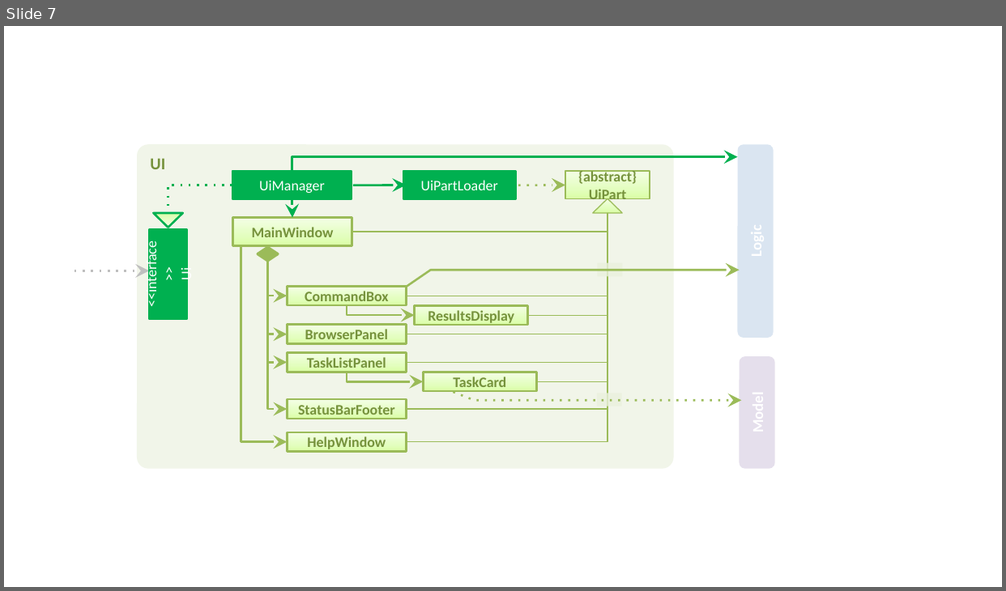
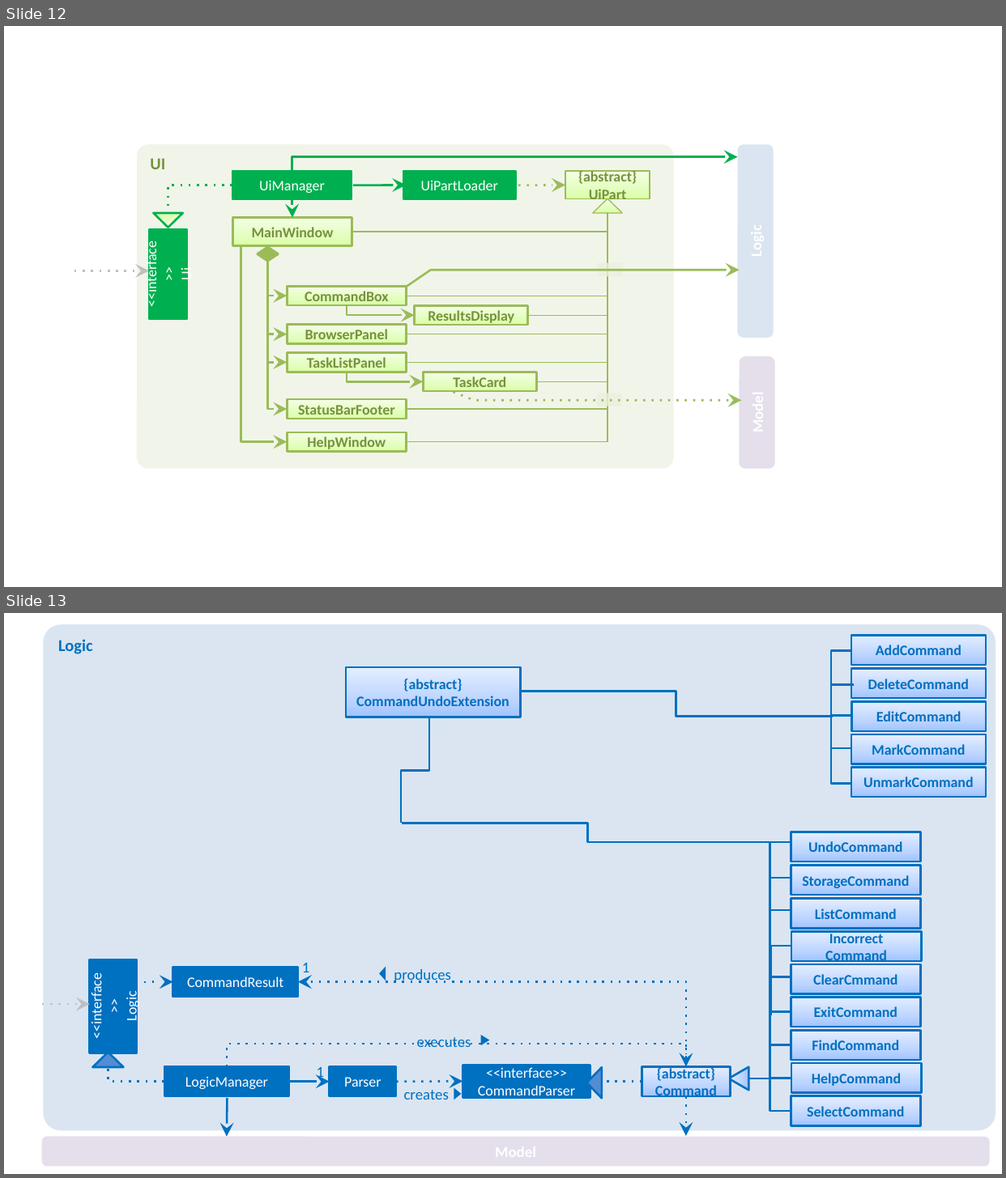
Before and after one commit to CS2103AUG2016-F09-C1/addressbook-level4, a slide deck: docs/diagrams/Diagrams.pptx. Shown one above the other, each under a label of ours: slide 7 before the commit, slides 12 and 13 after it. The pictures are 1006x591 and 1006x1178 pixels, drawn with LibreOffice and Linux fonts; fonts in the diff are those of the drawing. Boxes give left, top, right and bottom in pixels: in the first picture for what was removed or moved away, otherwise in the second. Text is boxed around its words. In the diff, an @@ line names an element or a change of style, - is before the commit and + after.

```diff
--- a/docs/diagrams/Diagrams.pptx
+++ b/docs/diagrams/Diagrams.pptx
@@ slide 13 added at [4, 613, 1002, 1174], background #FFFFFF @@
@@ group added at [42, 625, 995, 1167]: 21 rectangles, 20 elbow lines, 6 triangles, 5 elbow arrows, 5 texts, 3 arrows, 2 rounded rectangles @@
+Logic
+CommandResult
+ExitCommand
+LogicManager
+FindCommand
+SelectCommand
+{abstract}
+Command
+Parser
+<<interface>>
+Logic
+executes
+produces
+1
+1
+creates
+HelpCommand
+<<interface>>
+CommandParser
+AddCommand
+DeleteCommand
+MarkCommand
+EditCommand
+{abstract}
+CommandUndoExtension
+UnmarkCommand
+StorageCommand
+ListCommand
+ClearCmmand
+Incorrect
+Command
+UndoCommand
@@ what was slide 7 is now slide 12 @@
```
Also in this commit, not shown: 3 slides changed, 7 other slides added, 3 slides removed, 1 other file.
